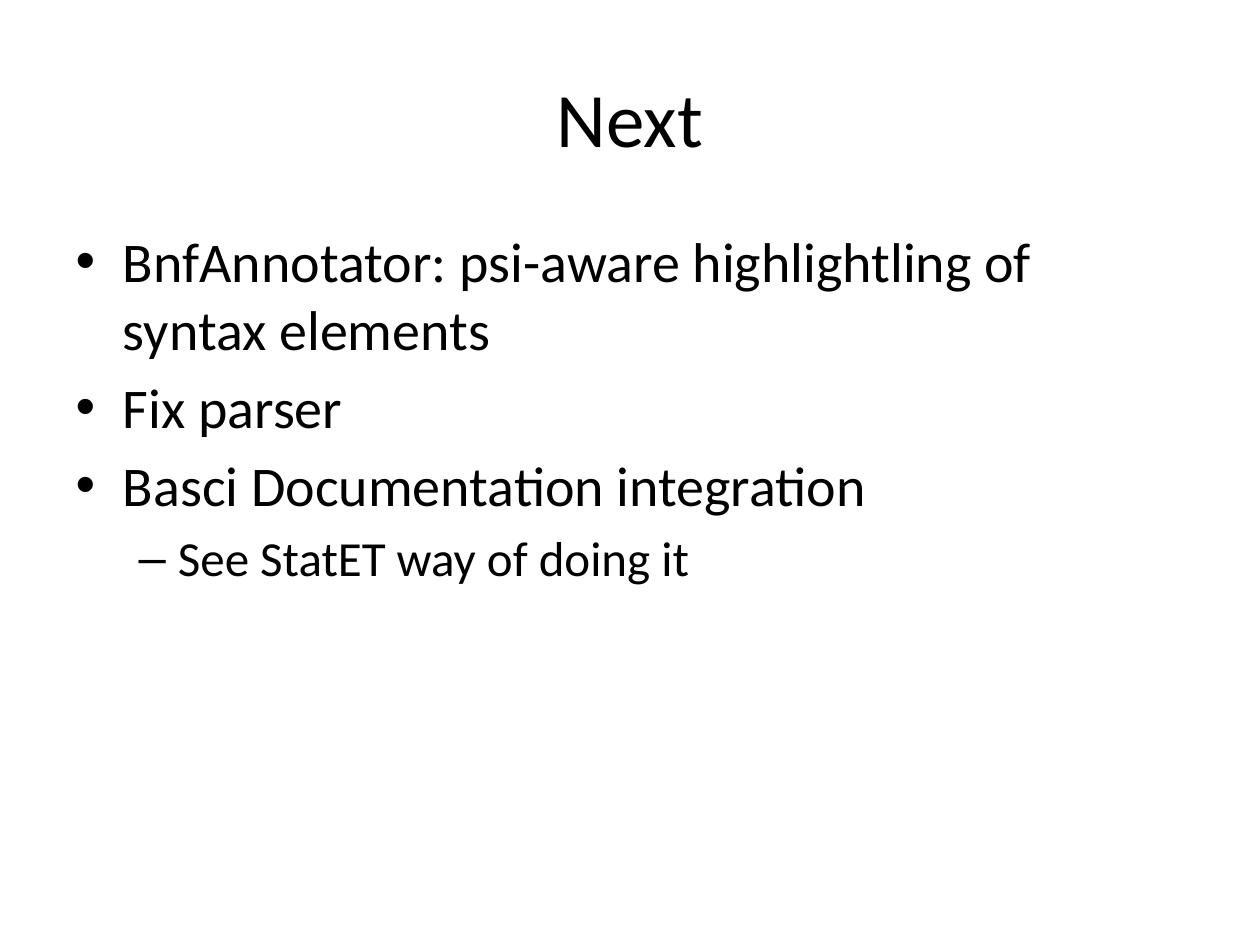
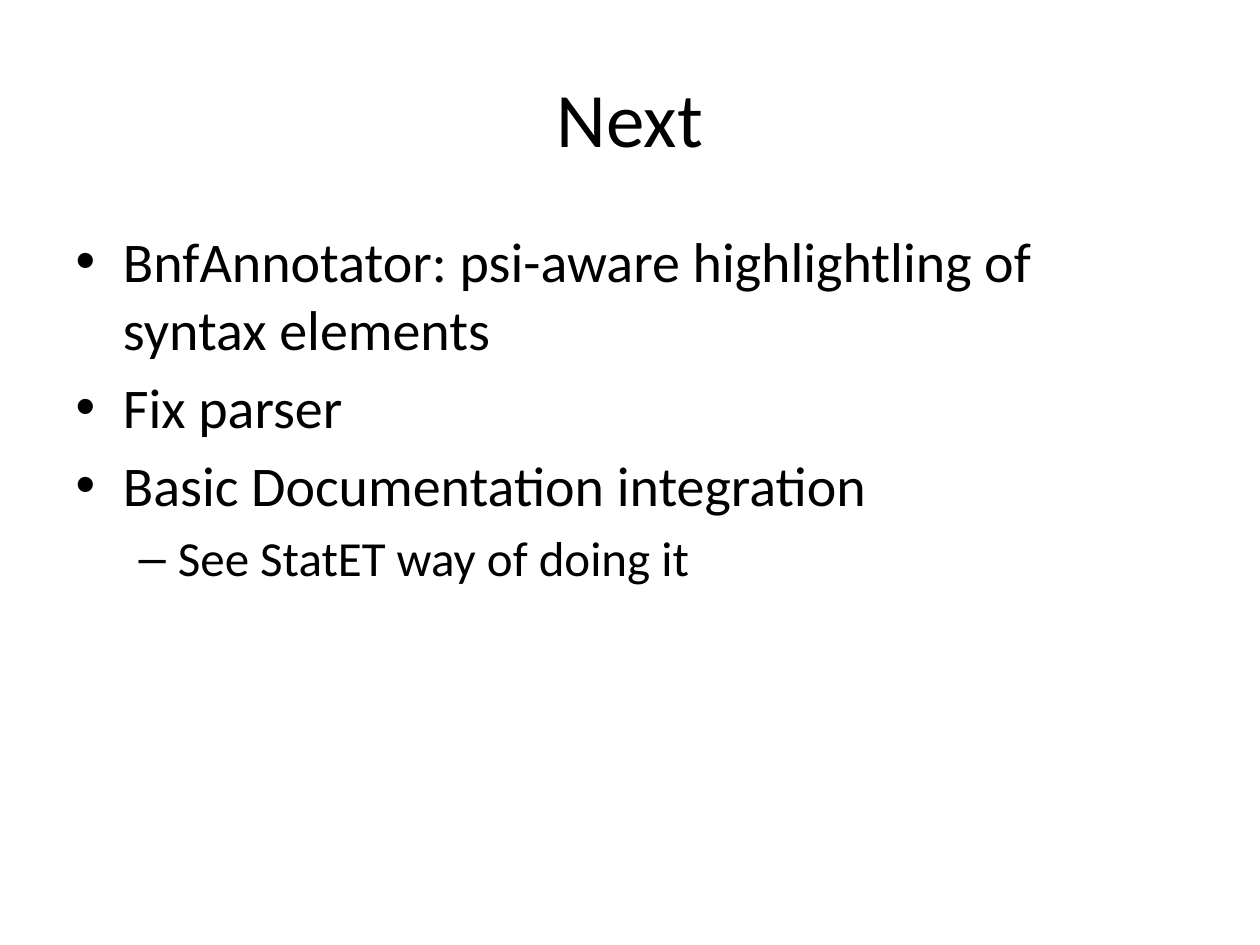
Before and after one commit to holgerbrandl/r4intellij, a slide deck: slide 3 of R4Intellij.pptx. Drawn at 1260x945 pixels with LibreOffice and Linux fonts; fonts in the diff are those of the drawing. Boxes give left, top, right and bottom in pixels: in the first picture for what was removed or moved away, otherwise in the second. Text is boxed around its words. In the diff, an @@ line names an element or a change of style, - is before the commit and + after.

```diff
--- a/R4Intellij.pptx
+++ b/R4Intellij.pptx
@@ text at bbox=[123, 467, 866, 516]: text changed @@
-• Basci Documentation integration
+• Basic Documentation integration
```
Also in this commit, not shown: 8 other files.
